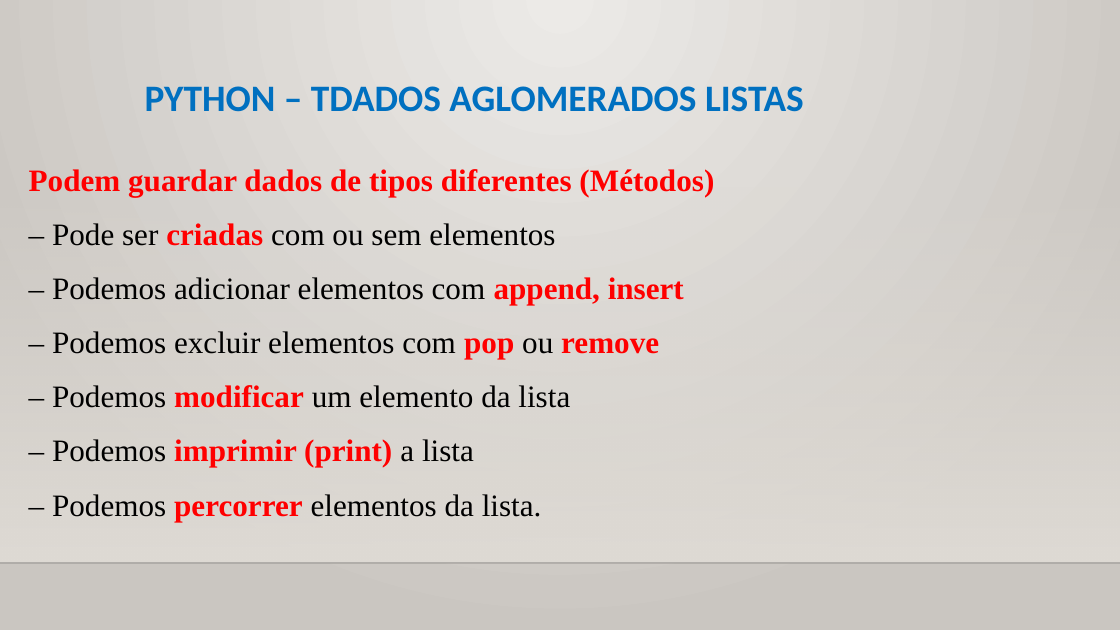
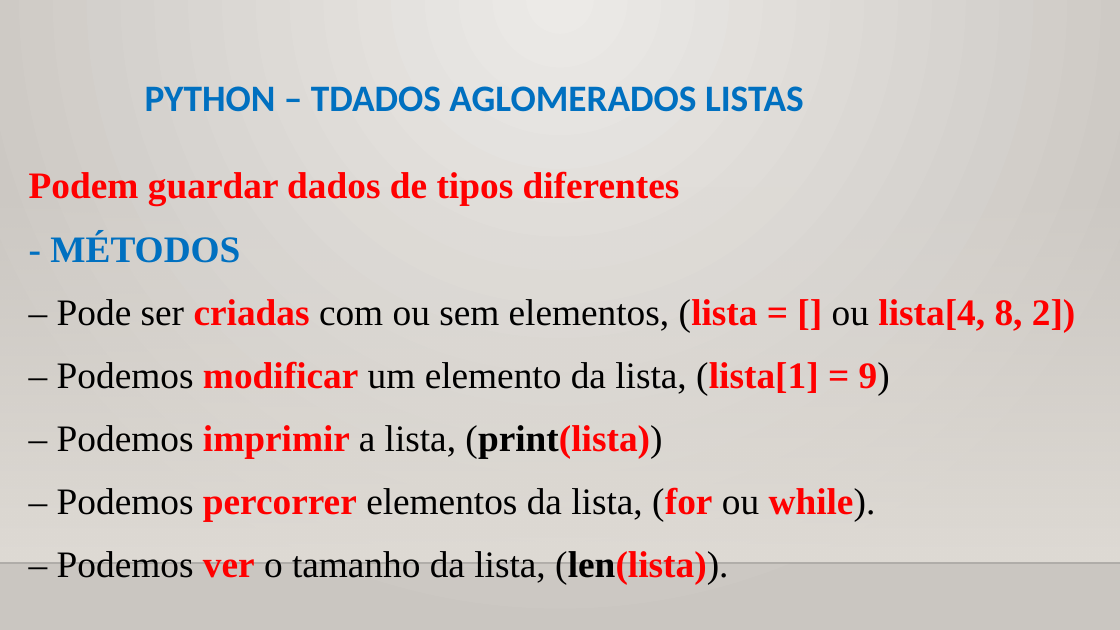
Before and after one commit to CloudEducationBrazil/WydenPythonParadigmas, a slide deck: slide 5 of 01 Classes/Aula 07 Programação Python - Tipos de Dados Aglomerados.pptx. Drawn at 1120x630 pixels with LibreOffice and Linux fonts; fonts in the diff are those of the drawing; background and template pictures are left out. Boxes give left, top, right and bottom in pixels: in the first picture for what was removed or moved away, otherwise in the second. Text is boxed around its words. In the diff, an @@ line names an element or a change of style, - is before the commit and + after.

Commit message:
PPT Python Aula 7 17092022

```diff
--- a/01 Classes/Aula 07 Programação Python - Tipos de Dados Aglomerados.pptx
+++ b/01 Classes/Aula 07 Programação Python - Tipos de Dados Aglomerados.pptx
@@ text at <box>29,171,1076,584</box>: text changed; size 20 to 24 pt; bold on @@
-Podem guardar dados de tipos diferentes (Métodos)
-– Pode ser criadas com ou sem elementos
-– Podemos adicionar elementos com append, insert
-– Podemos excluir elementos com pop ou remove
-– Podemos modificar um elemento da lista
-– Podemos imprimir (print) a lista
-– Podemos percorrer elementos da lista.
+Podem guardar dados de tipos diferentes
+- MÉTODOS
+– Pode ser criadas com ou sem elementos, (lista = [] ou lista[4, 8, 2])
+– Podemos modificar um elemento da lista, (lista[1] = 9)
+– Podemos imprimir a lista, (print(lista))
+– Podemos percorrer elementos da lista, (for ou while).
+– Podemos ver o tamanho da lista, (len(lista)).
```
Also in this commit, not shown: 7 other slides changed, 1 slide added.
